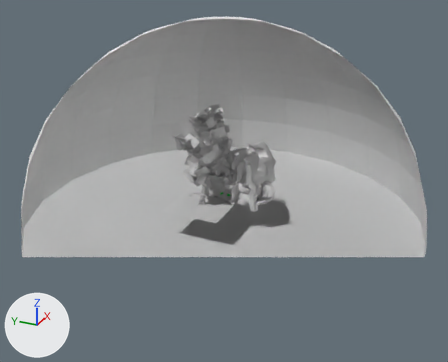
Renders of the Blender file jobbig.blend from each side of a commit.
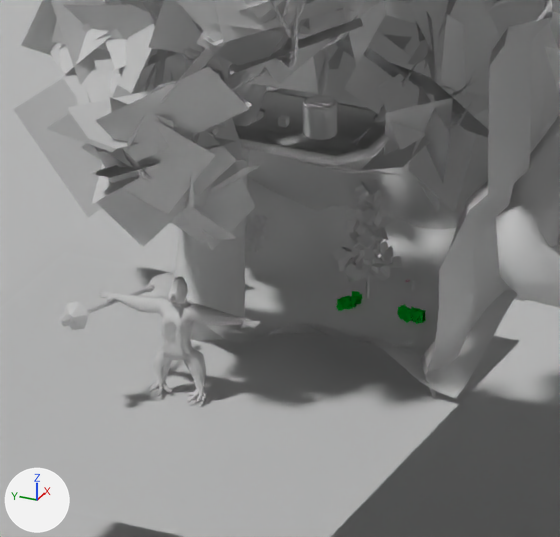
Each version is shown whole from a 50 mm lens placed at (-273.3, -123.3, 143.8), pointed at (-10.1, -4.8, 12.2), then close up on the part from 41% to 55% of the width and 44% to 61% of the height. Every picture has the same lights, and +X, +Y and +Z are marked at lower left. Everything nearer to the camera than a plane just in front of the edit is cut away.

The first close-up shows 'Plane', 'Plane.002', 'enemy', 'leaves.002', 'leaves.003', 'lower_ground', 'maceBoss', 'mountain thing', 'tree_home', 'tree_platform', 'world_tree'.
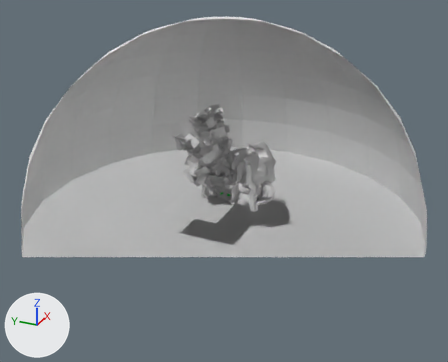
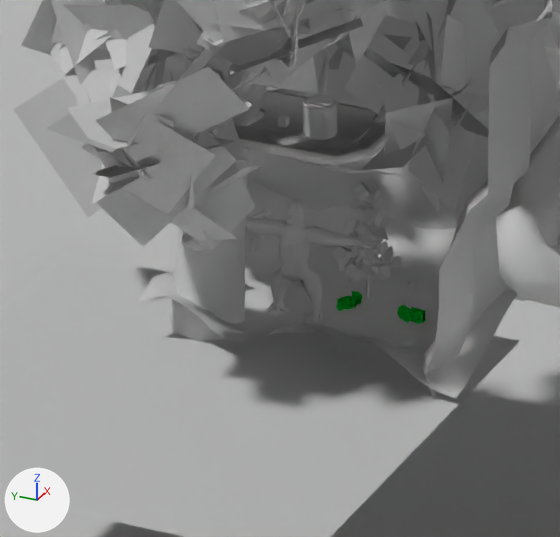
Commit message: even tinier expansion

Where the change shows, as pixel boxes (x1, y1, x2, y2) in the close-ups (560 x 537 px):
```json
{"object": "enemy", "change": "moved", "before": [99, 277, 260, 403], "after": [246, 199, 377, 323]}
{"object": "maceBoss", "change": "moved", "before": [59, 285, 155, 330], "after": [181, 209, 271, 251]}
{"object": "player", "change": "moved, rescaled", "before": [409, 279, 417, 292], "after": [412, 281, 416, 289]}
```

Edits to the scene script, one JSON object a line:
```json
{"op": "set", "path": "ob_player.location", "old": "(1.45, -2.43, 0.67)", "new": "(1.49, -2.43, 0.64)"}
{"op": "set", "path": "ob_player.scale", "old": "(0.0944, 0.0944, 0.0944)", "new": "(0.067, 0.067, 0.067)"}
{"op": "set", "path": "ob_enemy.location", "old": "(-16.26, 4.89, 4.3)", "new": "(-4.86, 2.59, 4.94)"}
{"op": "set", "path": "ob_cylinder.location", "old": "(1.44, -2.06, 0.9)", "new": "(1.48, -2.17, 0.8)"}
{"op": "set", "path": "ob_cylinder.scale", "old": "(0.0944, 0.0944, 0.0944)", "new": "(0.067, 0.067, 0.067)"}
{"op": "set", "path": "ob_cube.location", "old": "(1.61, -2.8, 0.88)", "new": "(1.6, -2.69, 0.78)"}
{"op": "set", "path": "ob_cube.scale", "old": "(0.0944, 0.0944, 0.0944)", "new": "(0.067, 0.067, 0.067)"}
{"op": "set", "path": "ob_maceboss.location", "old": "(-16.54, 9.3, 4.96)", "new": "(-5.14, 7.0, 5.6)"}
```
